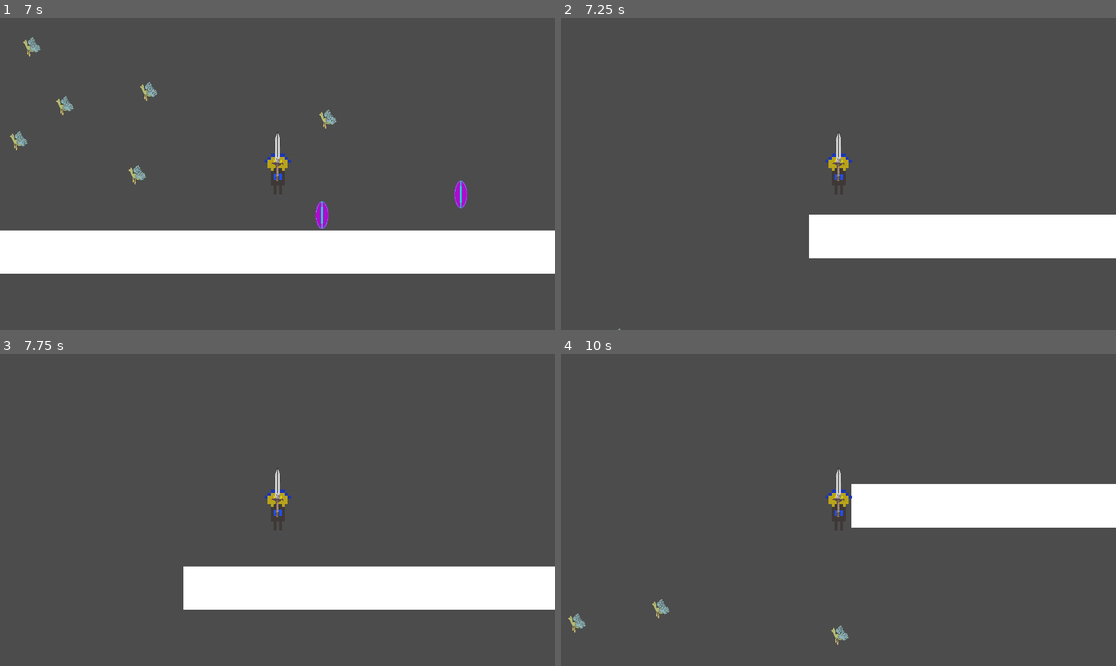
Above: before the commit, frames 1-4 (two rows, left to right).
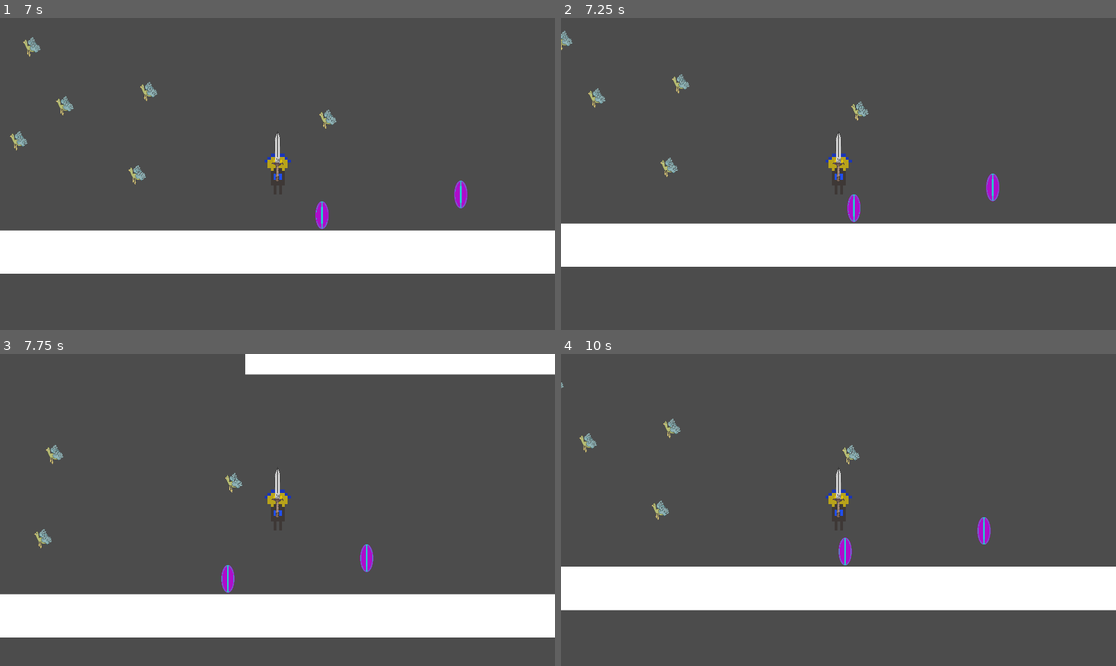
Above: after the commit, the same moments.

Repository: Lorem-Ipsum-Server-Place/GMTK2021-Game
Game: Godot game, scene res://Level.tscn
The game is run twice, just before and just after one commit, with the same random seed, the same clock (stepped at 60 frames per second) and the same inputs. This scene is started directly instead of the project's main scene.
Inputs (mouse positions are in pixels of both pictures, inside the frame that each line leads up to):
- Up to frame 1 (7 s): tap Enter (ui_accept) at 0.5 s; move the mouse to (249, 236) at 0.52 s; hold D (game_right) 0.53-2.03 s; click (249, 236) at 0.6 s; tap Space (game_jump) at 0.77, 1.52, 3.02, 3.77, 4.52, 6.02, 6.77 s; move the mouse to (444, 220) at 1.27 s; click (444, 220) at 1.35 s; move the mouse to (111, 127) at 2.02 s; hold A (game_left) 2.03-4.28 s; click (111, 127) at 2.1 s; move the mouse to (305, 174) at 2.77 s; click (305, 174) at 2.85 s; move the mouse to (194, 96) at 3.52 s; click (194, 96) at 3.6 s; move the mouse to (399, 158) at 4.27 s; hold D (game_right) from 4.28 s (still down); click (399, 158) at 4.35 s; move the mouse to (166, 189) at 5.02 s; click (166, 189) at 5.1 s; move the mouse to (333, 105) at 5.77 s; click (333, 105) at 5.85 s; move the mouse to (249, 236) at 6.52 s; click (249, 236) at 6.6 s
- Up to frame 2 (7.25 s): keep holding D (game_right)
- Up to frame 3 (7.75 s): keep holding D (game_right); move the mouse to (444, 556) at 7.27 s; click (444, 556) at 7.35 s; tap Space (game_jump) at 7.52 s
- Up to frame 4 (10 s): move the mouse to (672, 463) at 8.02 s; release D (game_right) at 8.03 s; hold A (game_left) 8.03-9.53 s; click (672, 463) at 8.1 s; move the mouse to (866, 510) at 8.77 s; click (866, 510) at 8.85 s; tap Space (game_jump) at 9.02, 9.77 s; move the mouse to (755, 432) at 9.52 s; hold D (game_right) from 9.53 s (still down); click (755, 432) at 9.6 s

Frame 1 is identical in both runs. In frame 2, 10% of the frame differs, in the area x 0-100%, y 4-100%; in frame 3, 21%; in frame 4, 22%, in the area x 0-100%, y 9-94%.
Error after the commit: Attempt to call function 'connect' in base 'null instance' on a null instance. (res://Teleport_Temp.gd:18)

Commit message:
Fixed Teleporter Again

Diff:
--- a/Levels/ConstructedLevels/Level1.tscn
+++ b/Levels/ConstructedLevels/Level1.tscn
@@ -1,12 +1,13 @@
-[gd_scene load_steps=2 format=2]
+[gd_scene load_steps=3 format=2]
 
 [ext_resource path="res://DebugPlatform.tscn" type="PackedScene" id=1]
+[ext_resource path="res://Teleport_Temp.tscn" type="PackedScene" id=2]
 
 [node name="Node2D" type="Node2D"]
 scale = Vector2( 0.707075, 0.99751 )
 
 [node name="Vertical Edge" parent="." instance=ExtResource( 1 )]
-position = Vector2( -1147.01, 291.827 )
+position = Vector2( -1144.18, 291.827 )
 scale = Vector2( -15.7333, 52.6637 )
 
 [node name="Vertical Edge2" parent="." instance=ExtResource( 1 )]
@@ -116,3 +117,8 @@
 [node name="Vertical Medium" parent="." instance=ExtResource( 1 )]
 position = Vector2( 1860.25, 109.77 )
 scale = Vector2( 0.752568, 3.08913 )
+
+[node name="teleport_temp" parent="." instance=ExtResource( 2 )]
+position = Vector2( 6392.35, 1022.06 )
+
+[connection signal="teleport" from="teleport_temp" to="teleport_temp" method="_on_teleport_temp_teleport"]
--- a/Player.gd
+++ b/Player.gd
@@ -12,7 +12,7 @@
 }
 
 var startingloc = Vector2()
-var location1 = Vector2(1433, -132)
+var location1 = Vector2(6386, 1019)
 var player_velocity = Vector2()
 var jump_count = 1
 var player_weapon = null
@@ -47,7 +47,7 @@
 const ENEMY_COLLISION_LAYERS = [3]
 
 const GRAVITY = 60
-signal teleport_player()
+signal teleport_player(collider_id)
 signal damage_player()
 signal collect_pickup()
 # pass damage value so we can set it to 0 if we're not mid-attack
@@ -125,8 +125,8 @@
 	var colliding_object_class = collision.collider.name
 
 	# Assume that all Pickups will have Teleport in their KinematicBody2D name
-	if colliding_object_class.find("Teleport") != -1:
-		print("Teleport")
+	if colliding_object_class.find("teleport") != -1:
+		print("teleport")
 		return true
 	return false
 
@@ -149,8 +149,7 @@
 		elif is_collider_pickup(collision):
 			emit_signal("collect_pickup")
 		elif is_collider_teleport(collision):
-			emit_signal("teleport_player")
-			emit_signal("teleport_player")
+			emit_signal("teleport_player", collision.collider_id)
 
 
 	# Ask the collision whether we're stood on something
@@ -258,6 +257,6 @@
 	print("Boosting Jumps")
 
 
-func _on_Teleport_TempN1_teleport(teleporting):
+func _on_teleport_temp_teleport(teleporting):
 	startingloc = get_global_position()
 	set_global_position(location1)
--- a/Teleport_Temp.gd
+++ b/Teleport_Temp.gd
@@ -3,8 +3,8 @@
 var freeme = false
 var random_pickup = 0
 var startLoc = Vector2()
-var location1 = Vector2(1433, -132)
-
+export var location1 = Vector2(6386, 1019)
+var player = null
 
 signal teleport(teleporting)
 
@@ -12,13 +12,18 @@
 func _ready():
 	randomize()
 	random_pickup = randi() % 3
+	var viewport_path = get_viewport().get_path()
+	player = get_node(viewport_path as String + "/Player")
+	connect("teleport", player, "_on_teleport_temp_teleport")
+	player.connect("teleport_player", self , "_on_Player_interact")
 
 
 
-func _on_Player_interact():
-	emit_signal("teleport" , location1)
-	print(location1)
-	freeme = false
+func _on_Player_interact(collider_id):
+	if collider_id == get_instance_id():
+		emit_signal("teleport" , location1)
+		print(location1)
+		freeme = false
 
 
 
